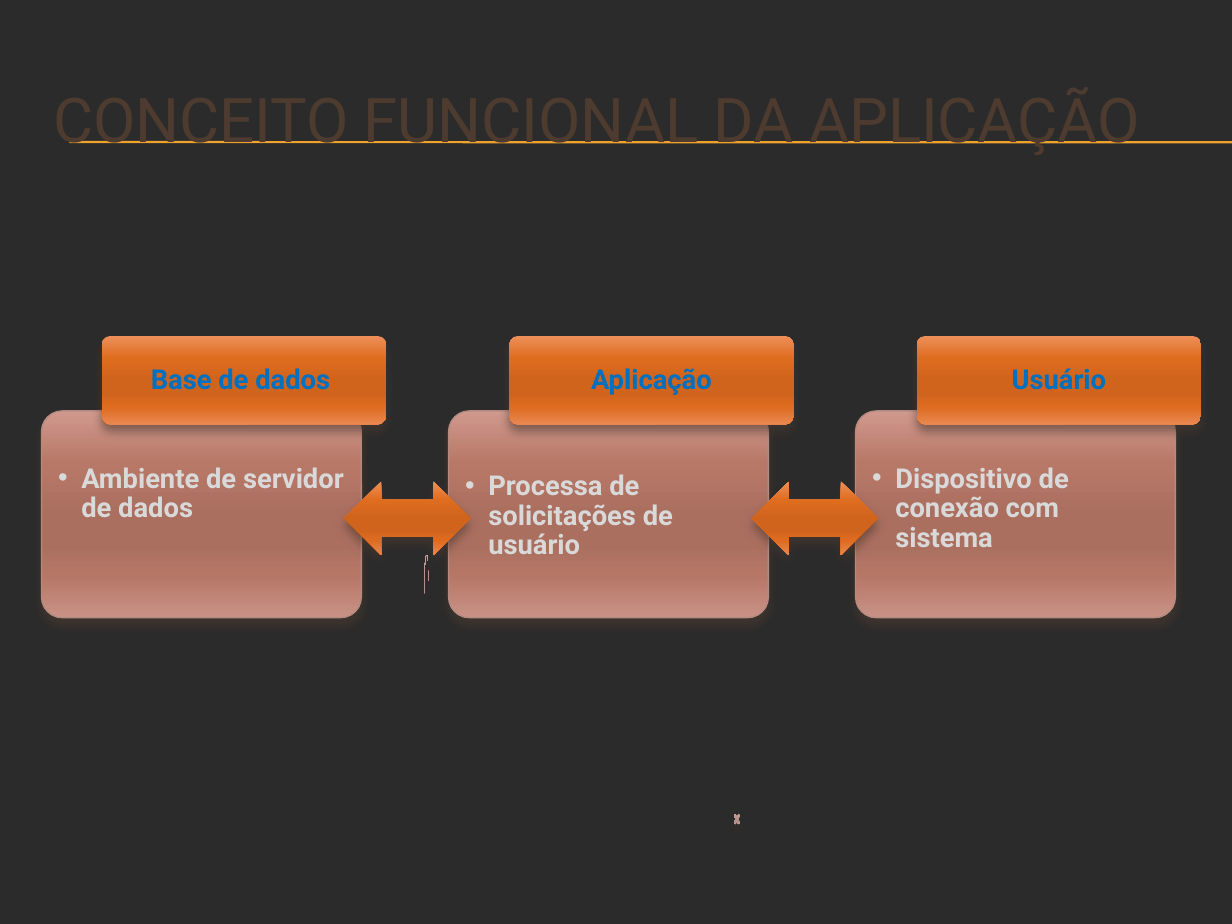
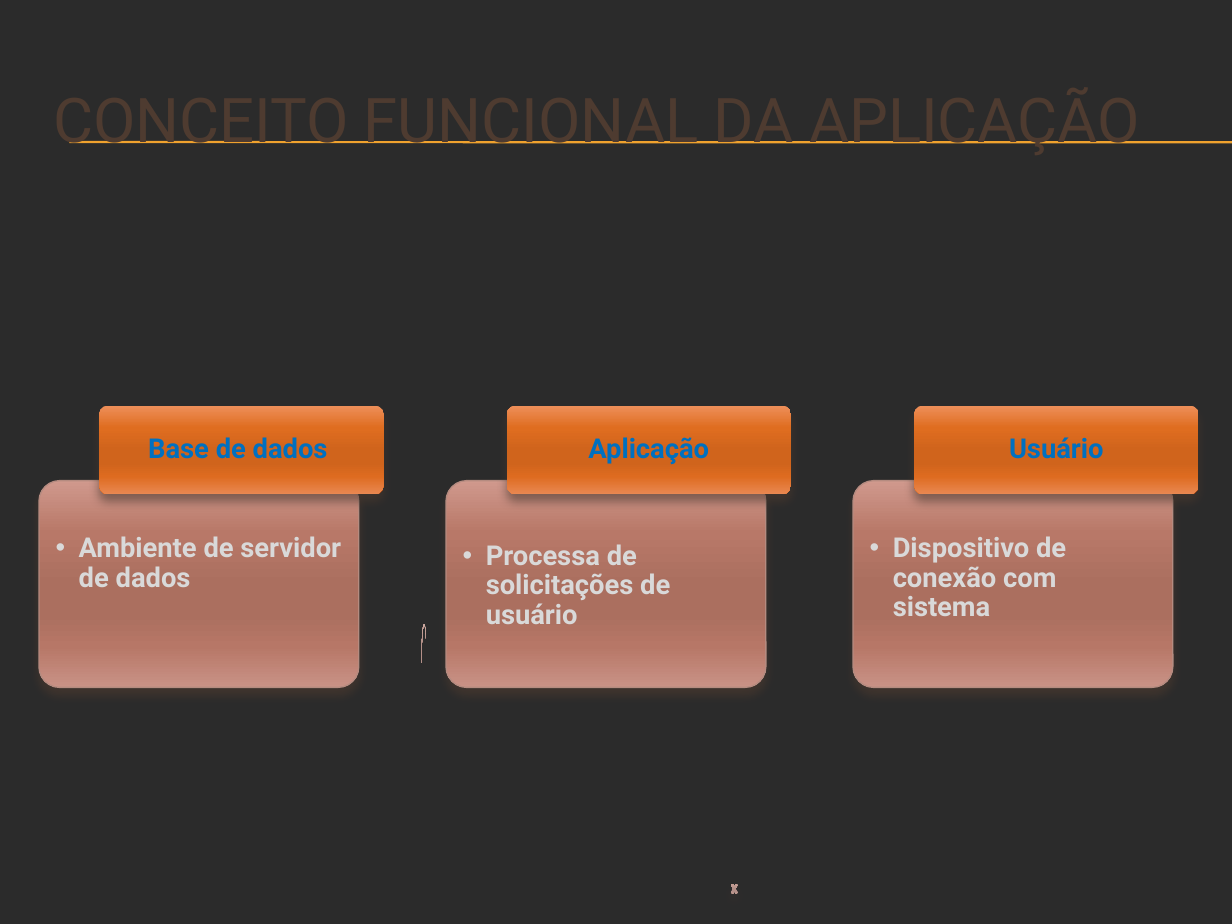
Before and after one commit to Neimarmg/Open_source, a slide deck: slide 8 of SAS/Planejamento/Docs/#3 - Apresentação do projeto.pptx (slide 9 before the commit). Drawn at 1232x924 pixels with LibreOffice and Linux fonts; fonts in the diff are those of the drawing; background and template pictures are left out; a plain dark background stands for a picture behind light text. Boxes give left, top, right and bottom in pixels: in the first picture for what was removed or moved away, otherwise in the second. Text is boxed around its words. In the diff, an @@ line names an element or a change of style, - is before the commit and + after.

```diff
--- a/SAS/Planejamento/Docs/#3 - Apresentação do projeto.pptx
+++ b/SAS/Planejamento/Docs/#3 - Apresentação do projeto.pptx
@@ left right arrow removed at box(345, 482, 471, 556) @@
@@ left right arrow removed at box(752, 482, 877, 556) @@
@@ 3 texts, 3 rounded rectangles: place and size @@
-3 texts, 3 rounded rectangles at box(102, 336, 1175, 618)
+3 texts, 3 rounded rectangles at box(100, 405, 1173, 687)
@@ 3 texts, 3 rounded rectangles, 1 cross, 1 left circular arrow: place and size @@
-3 texts, 3 rounded rectangles, 1 cross, 1 left circular arrow at box(42, 336, 1201, 828)
+3 texts, 3 rounded rectangles, 1 cross, 1 left circular arrow at box(39, 405, 1199, 898)
```
Also in this commit, not shown: 2 other slides changed, 2 slides added, 3 slides removed, 1 other file.
